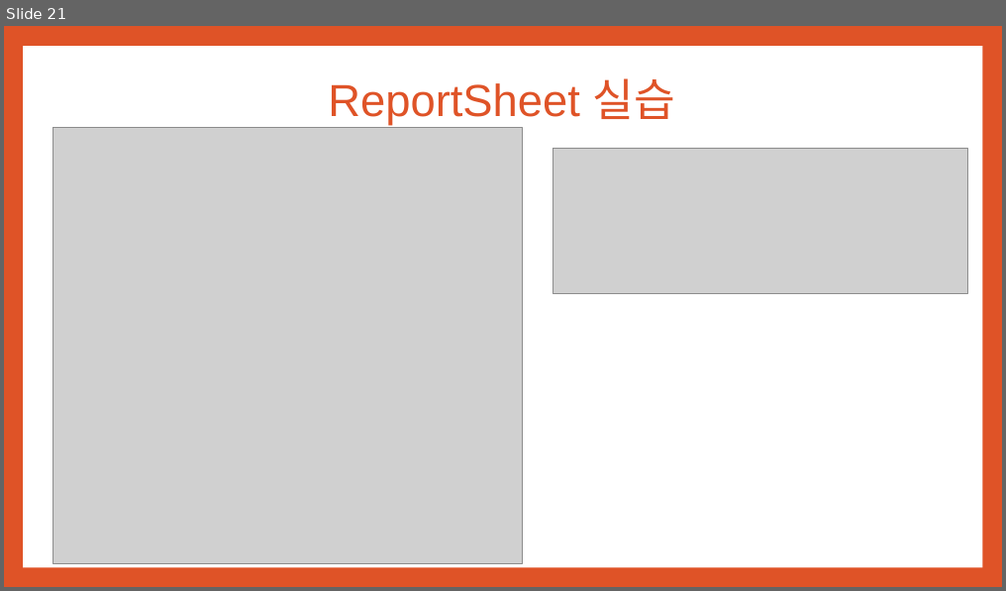
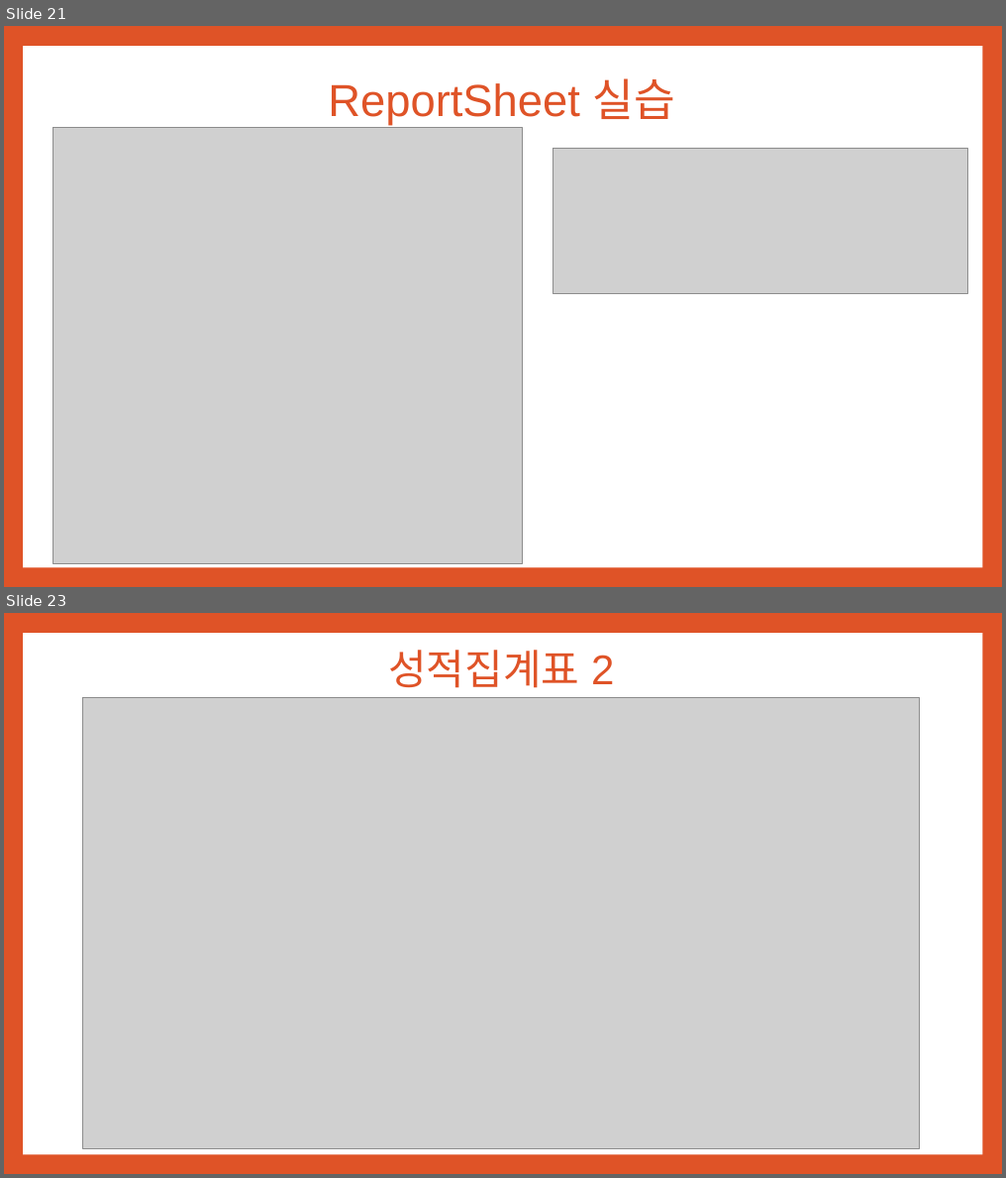
Before and after one commit to noheul1030/KOPO-JAVA2, a slide deck: 자바심화PPT과제/자바심화 6강.pptx. Shown one above the other, each under a label of ours: slide 21 before the commit, slides 21 and 23 after it; the slides between them are not shown. The pictures are 1006x591 and 1006x1178 pixels, drawn with LibreOffice and Linux fonts; fonts in the diff are those of the drawing; grey boxes stand for pictures. Boxes give left, top, right and bottom in pixels: in the first picture for what was removed or moved away, otherwise in the second. Text is boxed around its words. In the diff, an @@ line names an element or a change of style, - is before the commit and + after.

```diff
--- a/자바심화PPT과제/자바심화 6강.pptx
+++ b/자바심화PPT과제/자바심화 6강.pptx
@@ slide 23 added at (x1=4, y1=613, x2=1002, y2=1174), background #DF5327; not listed: 1 template element that a slide beside it also shows @@
@@ text added at (x1=388, y1=650, x2=614, y2=688), 40 pt, text #DF5327 @@
+성적집계표 2
@@ picture added at (x1=82, y1=697, x2=920, y2=1149) @@
```
Also in this commit, not shown: 3 other slides added, 8 other files.
